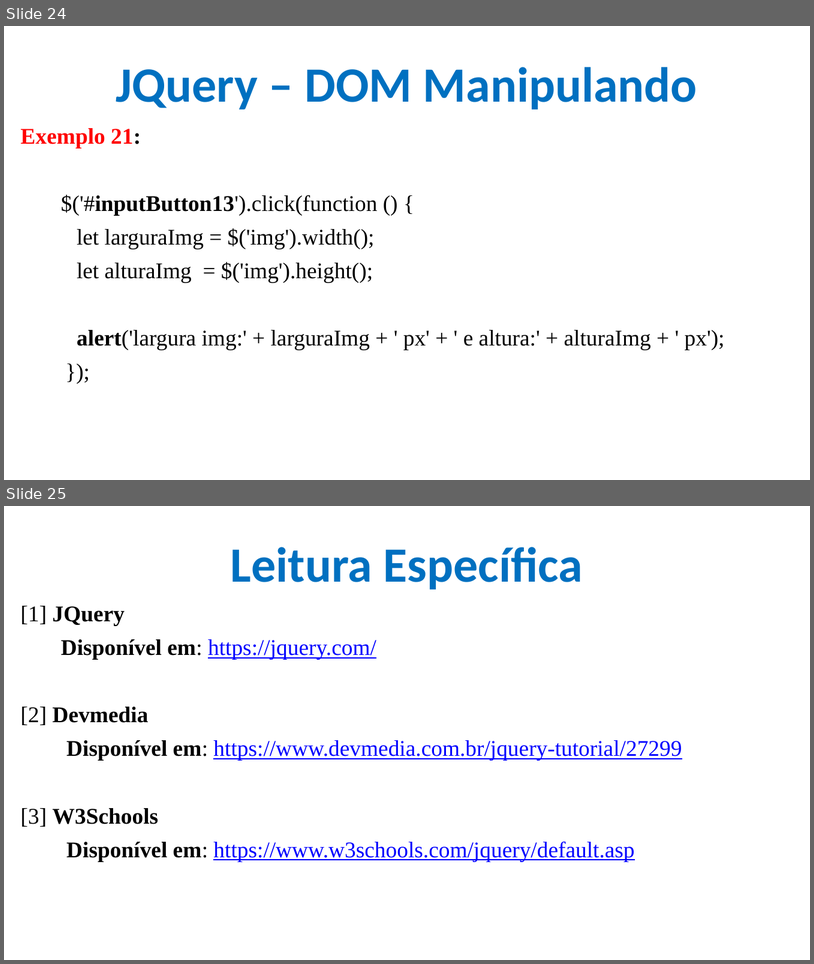
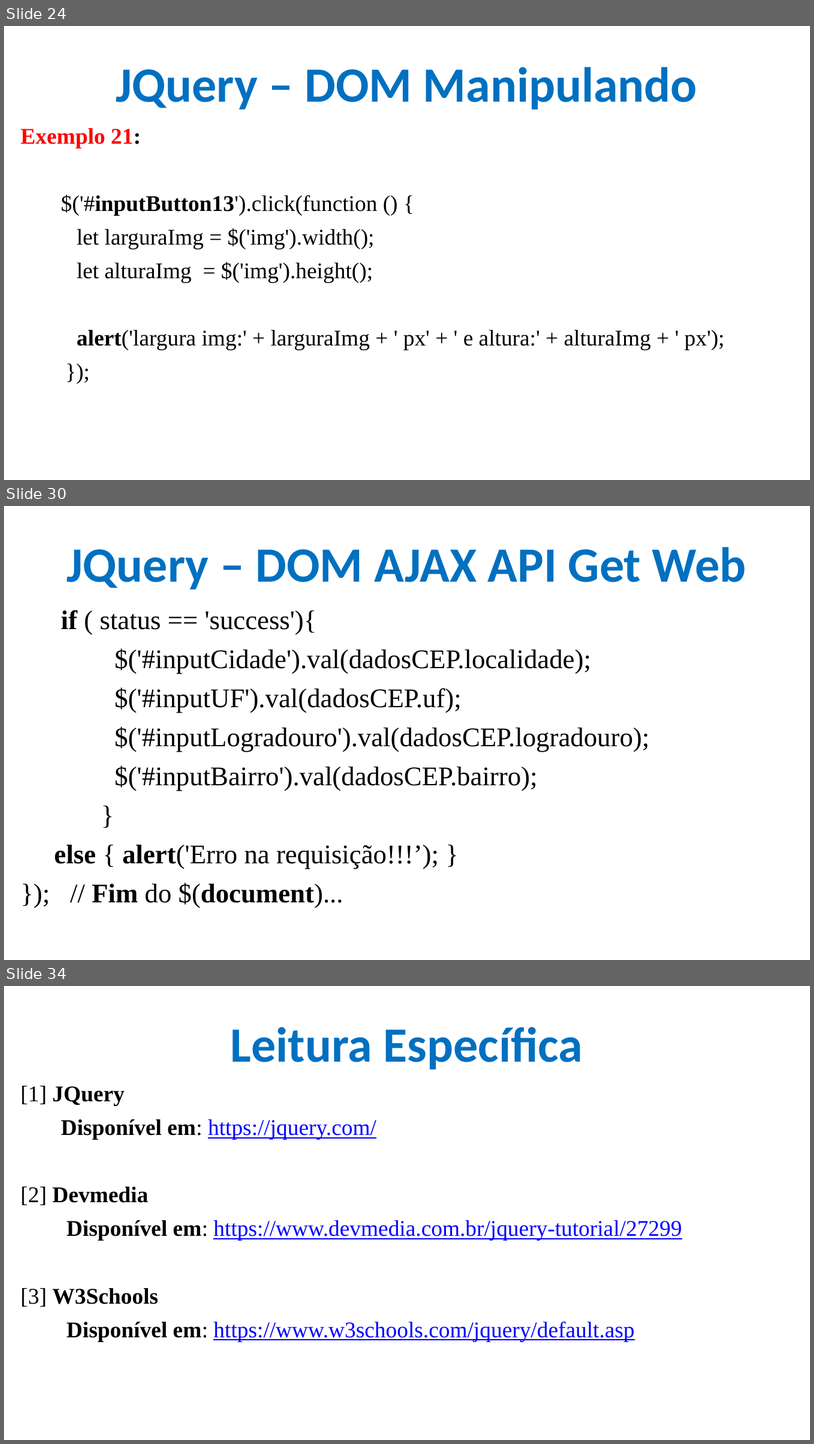
Before and after one commit to CloudEducationBrazil/WydenDesenvolvimentoWebPHP, a slide deck: 01 Classes/Aula 11 Desenvolvimento Web PHP - JQuery.pptx. Shown one above the other, each under a label of ours: slides 24 and 25 before the commit, slides 24, 30 and 34 after it; the slides between them are not shown. The pictures are 814x964 and 814x1444 pixels, drawn with LibreOffice and Linux fonts; fonts in the diff are those of the drawing; background and template pictures are left out. Boxes give left, top, right and bottom in pixels: in the first picture for what was removed or moved away, otherwise in the second. Text is boxed around its words. In the diff, an @@ line names an element or a change of style, - is before the commit and + after.

Commit message:
ppt DOM JQuery

```diff
--- a/01 Classes/Aula 11 Desenvolvimento Web PHP - JQuery.pptx
+++ b/01 Classes/Aula 11 Desenvolvimento Web PHP - JQuery.pptx
@@ slide 30 added at (4,506,810,960), background picture (left out) @@
@@ title added at (66,547,747,589), 44 pt, text #0070C0, bold @@
+JQuery – DOM AJAX API Get Web
@@ text added at (54,610,650,908), 24 pt, text #000000 @@
+if ( status == 'success'){
+$('#inputCidade').val(dadosCEP.localidade);
+$('#inputUF').val(dadosCEP.uf);
+$('#inputLogradouro').val(dadosCEP.logradouro);
+$('#inputBairro').val(dadosCEP.bairro);
+}
+else { alert('Erro na requisição!!!’); }
+}); // Fim do $(document)...
@@ what was slide 25 is now slide 34 @@
```
Also in this commit, not shown: 8 other slides added, 3 other files.
